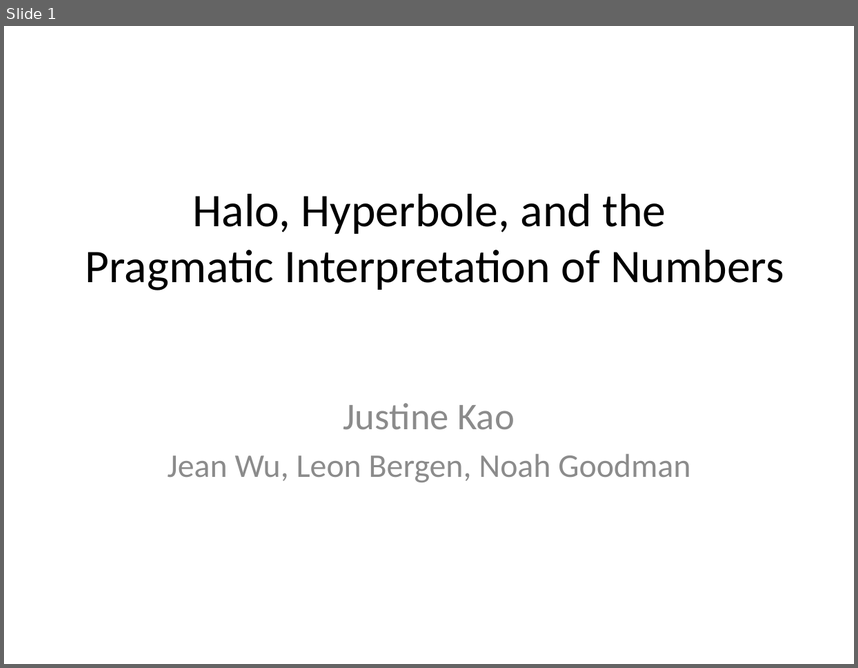
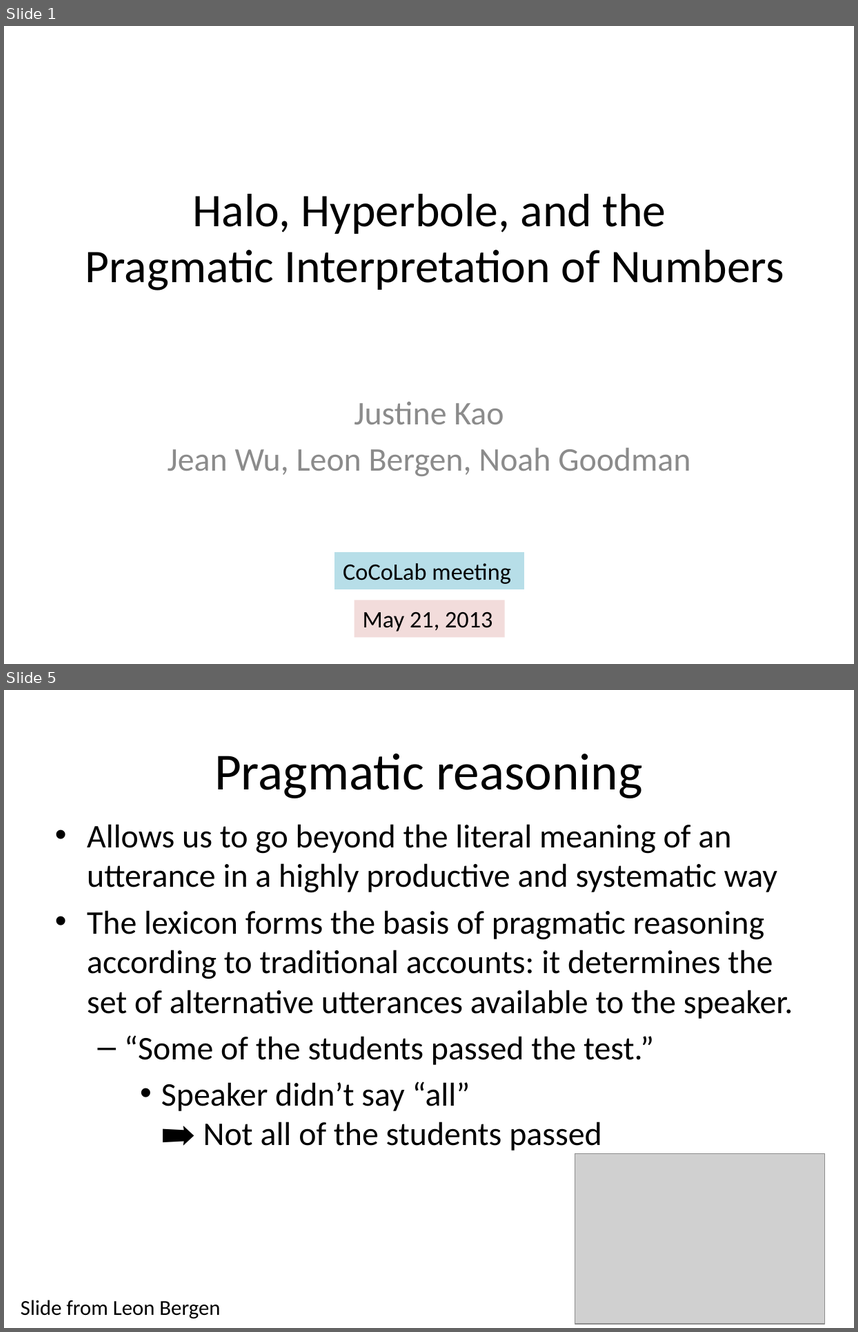
Before and after one commit to jeaneis/hyperbole, a slide deck: talks/cocolab_meeting_05212013/cocolab_meeting_05212013.pptx. Shown one above the other, each under a label of ours: slide 1 before the commit, slides 1 and 5 after it; the slides between them are not shown. The pictures are 858x668 and 858x1332 pixels, drawn with LibreOffice and Linux fonts; fonts in the diff are those of the drawing; grey boxes stand for pictures. Boxes give left, top, right and bottom in pixels: in the first picture for what was removed or moved away, otherwise in the second. Text is boxed around its words. In the diff, an @@ line names an element or a change of style, - is before the commit and + after.

Commit message:
slides for lab meeting talk

```diff
--- a/talks/cocolab_meeting_05212013/cocolab_meeting_05212013.pptx
+++ b/talks/cocolab_meeting_05212013/cocolab_meeting_05212013.pptx
@@ slide 5 added at [4,690,854,1328], background #FFFFFF @@
@@ title added at [214,753,643,798], 44 pt, text #000000 @@
+Pragmatic reasoning
@@ text added at [87,824,793,1150], 28 pt, text #000000 @@
+• Allows us to go beyond the literal meaning of an utterance in a highly productive and systematic way
+• The lexicon forms the basis of pragmatic reasoning according to traditional accounts: it determines the set of alternative utterances available to the speaker.
+  – “Some of the students passed the test.”
+    • Speaker didn’t say “all”
+      ➡ Not all of the students passed
@@ picture added at [575,1153,824,1323] @@
@@ text added at [21,1299,220,1319], 18 pt, text #000000 @@
+Slide from Leon Bergen
@@ slide 1 changed as well @@
@@ subtitle at [354,401,504,424]: size 32 to 28 pt in "Justine Kao" @@
@@ rectangle added at [335,552,524,590], fill #B7DEE8, 20 pt, text #000000 @@
+CoCoLab meeting
@@ rectangle added at [355,600,505,637], fill #F2DCDB, 20 pt, text #000000 @@
+May 21, 2013
```
Also in this commit, not shown: 3 other slides changed, 26 other slides added, 21 other files.
